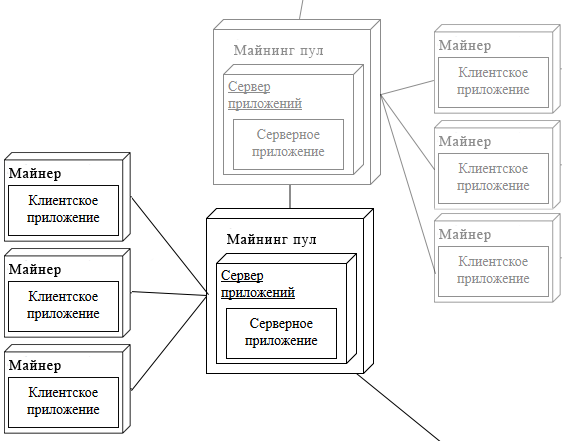
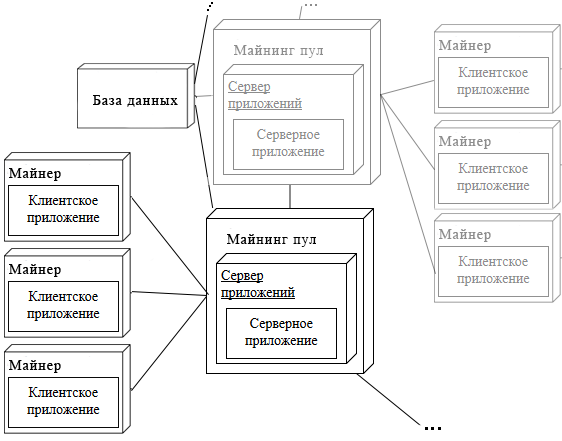
Two versions of the same layered image (562 x 441). Layer-by-layer changes:
moved "Слой 1" above "Фигура 2", painted on it over [77, 4, 441, 435]
"Фигура 2": opacity 100% → 45%, moved it above "Фигура 3", painted on it over [130, 95, 213, 208]
painted on "Фигура 3" over [131, 105, 214, 208]
removed layer "Фигура 9" over [418, 424, 440, 441]
removed layer "Фигура 8" (was 45%) over [301, 0, 304, 7]
added layer "Фигура 4" above "База данных" over [194, 15, 208, 84]
renamed "Слой 1 копия" to "База данных", opacity 45% → 100%, painted on it over [77, 2, 317, 185]
